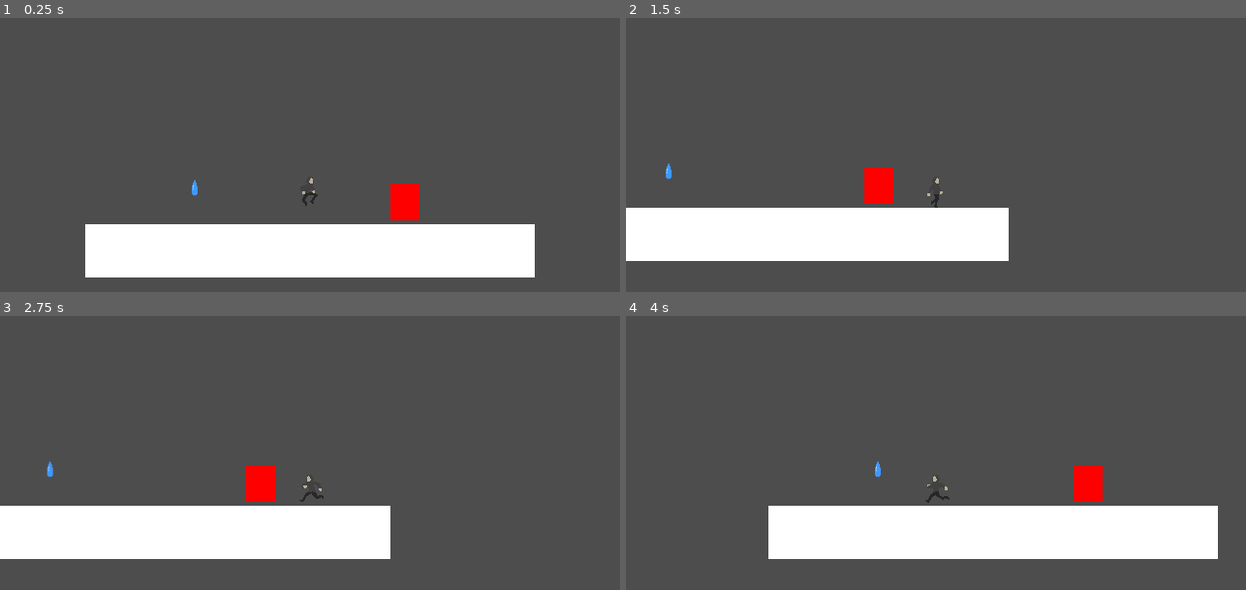
Above: before the commit, frames 1-4 (two rows, left to right).
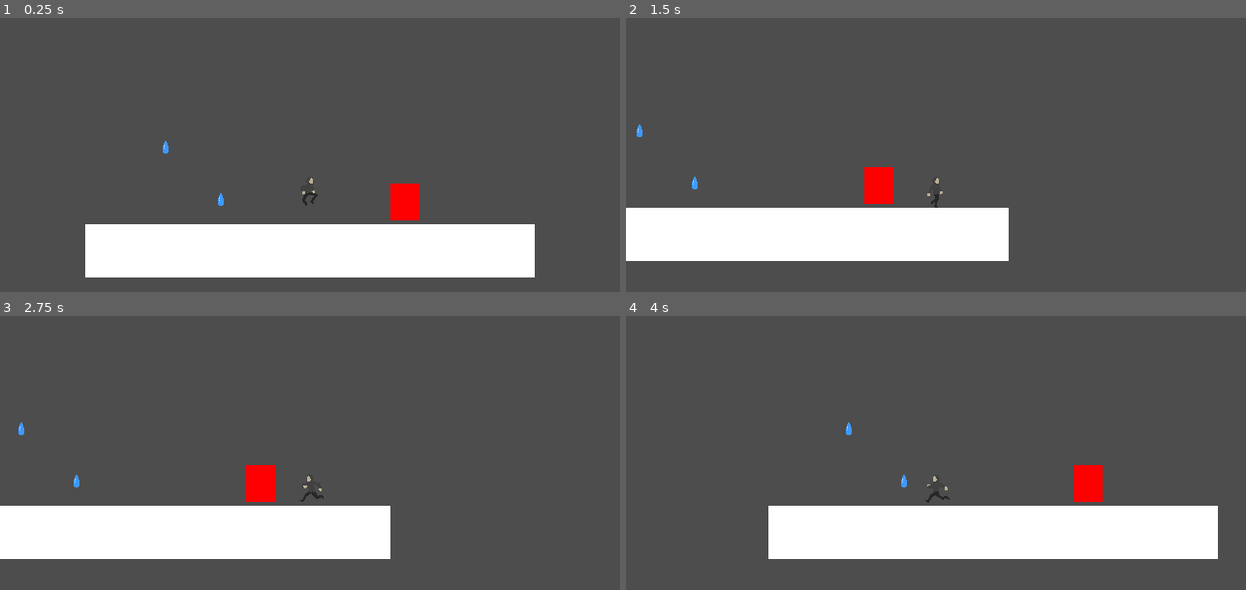
Above: after the commit, the same moments.

Repository: Aterlone/MasseyGameJam
Game: Godot game, scene res://Testing.tscn
Two runs of this game, one before a commit and one after it. Both use one fixed random seed, a clock stepped at 60 frames per second and the inputs below. This scene is started directly instead of the project's main scene.
Inputs:
- Up to frame 1 (0.25 s): no input
- Up to frame 2 (1.5 s): tap Enter (ui_accept) at 0.5, 0.77 s; hold Right (ui_right) from 0.53 s (still down)
- Up to frame 3 (2.75 s): tap Enter (ui_accept) at 1.52 s; release Right (ui_right) at 2.03 s; hold Left (ui_left) from 2.03 s (still down)
- Up to frame 4 (4 s): keep holding Left (ui_left); tap Enter (ui_accept) at 3.02, 3.77 s

The runs differ from the first frame. In frame 1, 0.1% of the frame differs, in the area x 26-37%, y 44-69%; in frame 2, 0.1%; in frame 3, 0.1%, in the area x 2-13%, y 38-63%; in frame 4, 0.1%.

Commit message:
Water bottle toggler

Diff:
--- a/Misc/waterDrop.gd
+++ b/Misc/waterDrop.gd
@@ -1,7 +1,13 @@
 extends Area2D
+
+@export var isBottle: bool
 
 func _on_body_entered(body):
 	if body.name == "Player":
 		print("Player collided with this object!")
-		body.get_node("Sprite2D").heal()
+		if isBottle:
+			body.get_node("Sprite2D").heal(5)
+		else:
+			body.get_node("Sprite2D").heal(100)
+
 		queue_free()
--- a/Testing.tscn
+++ b/Testing.tscn
@@ -1,13 +1,10 @@
-[gd_scene load_steps=8 format=3 uid="uid://do5va2lfbac07"]
+[gd_scene load_steps=6 format=3 uid="uid://do5va2lfbac07"]
 
 [ext_resource type="PackedScene" uid="uid://chs0nv8r8ro0j" path="res://player/player.tscn" id="1_axi3y"]
-[ext_resource type="Script" path="res://Misc/waterDrop.gd" id="2_kfraa"]
-[ext_resource type="Texture2D" uid="uid://byrbstmnsejcj" path="res://objects/waterdrop.png" id="3_28q7j"]
+[ext_resource type="PackedScene" uid="uid://dusrftt1q7hkb" path="res://objects/waterdrop.tscn" id="3_28q7j"]
 [ext_resource type="Script" uid="uid://bk1bf37xv1x5a" path="res://Misc/Door.gd" id="4_1x61k"]
 
 [sub_resource type="RectangleShape2D" id="RectangleShape2D_axi3y"]
-
-[sub_resource type="CircleShape2D" id="CircleShape2D_axi3y"]
 
 [sub_resource type="RectangleShape2D" id="RectangleShape2D_28q7j"]
 size = Vector2(30, 37)
@@ -33,19 +30,6 @@
 offset_bottom = 10.0
 metadata/_edit_use_anchors_ = true
 
-[node name="Water Drop" type="Area2D" parent="."]
-position = Vector2(-120, -61)
-collision_layer = 255
-collision_mask = 255
-script = ExtResource("2_kfraa")
-
-[node name="CollisionShape2D" type="CollisionShape2D" parent="Water Drop"]
-shape = SubResource("CircleShape2D_axi3y")
-
-[node name="Waterdrop" type="Sprite2D" parent="Water Drop"]
-scale = Vector2(1, 1.1875)
-texture = ExtResource("3_28q7j")
-
 [node name="Door" type="Area2D" parent="."]
 script = ExtResource("4_1x61k")
 
@@ -60,4 +44,8 @@
 offset_bottom = -28.0
 color = Color(1, 0, 0, 1)
 
-[connection signal="body_entered" from="Water Drop" to="Water Drop" method="_on_body_entered"]
+[node name="Waterdrop" parent="." instance=ExtResource("3_28q7j")]
+position = Vector2(-150, -103)
+
+[node name="Waterbottle" parent="." instance=ExtResource("3_28q7j")]
+position = Vector2(-93, -49)
--- a/player/playerValues.gd
+++ b/player/playerValues.gd
@@ -47,5 +47,5 @@
 		extra -= floor(extra)
 
 # Heal the player
-func heal() -> void:
-	current_health = min(current_health + 5, max_health)
+func heal(amount) -> void:
+	current_health = min(current_health + amount, max_health)
